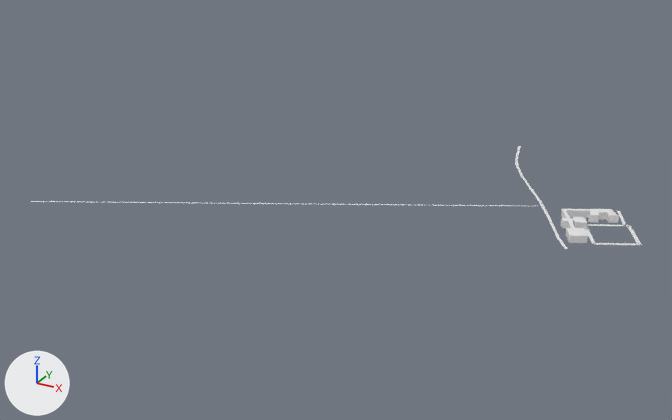
What one commit did to the glTF model game/world/tile_5_-2.glb.
Both versions are drawn from a 50 mm lens placed at (1747.0, -737.0, 499.0), pointed at (1165.0, 320.0, -29.0). Every picture has the same lights, and +X, +Y and +Z are marked at lower left. The first picture is the older version. Where no turn or scale is listed for an object, it has been applied to the vertices. Vertices at exactly the same position are counted once.

Names of what the first picture shows: 'buildings', 'roads'.
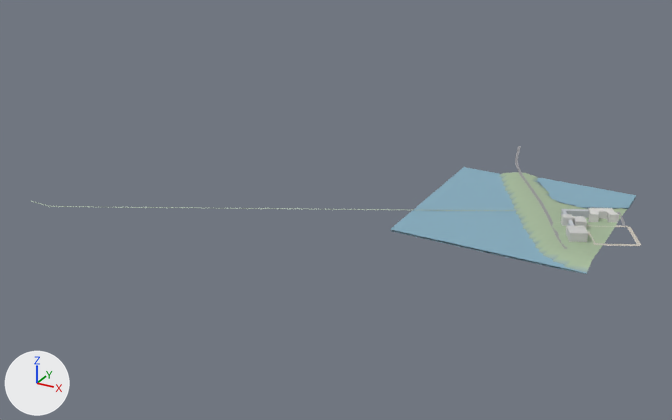
The change, as a list of edits to the scene's bpy script:
```text
Add mat_defaultmaterial_001:
    mat_defaultmaterial_001 = bpy.data.materials.new('DefaultMaterial.001')
    mat_defaultmaterial_001.use_nodes = True; mat_defaultmaterial_001.node_tree.nodes.clear()
    _N = mat_defaultmaterial_001.node_tree.nodes; _L = mat_defaultmaterial_001.node_tree.links
    n0 = _N.new('ShaderNodeOutputMaterial'); n0.name = 'Material Output'
    n1 = _N.new('ShaderNodeBsdfPrincipled'); n1.name = 'Principled BSDF'
    n2 = _N.new('ShaderNodeVertexColor'); n2.name = 'Color Attribute'
    _L.new(n1.outputs[0], n0.inputs[0])  # 'BSDF' to 'Surface'
    _L.new(n2.outputs[0], n1.inputs[0])  # 'Color' to 'Base Color'
Add mat_defaultmaterial:
    mat_defaultmaterial = bpy.data.materials.new('DefaultMaterial')
    mat_defaultmaterial.use_nodes = True; mat_defaultmaterial.node_tree.nodes.clear()
    _N = mat_defaultmaterial.node_tree.nodes; _L = mat_defaultmaterial.node_tree.links
    n0 = _N.new('ShaderNodeOutputMaterial'); n0.name = 'Material Output'
    n1 = _N.new('ShaderNodeBsdfPrincipled'); n1.name = 'Principled BSDF'
    n2 = _N.new('ShaderNodeVertexColor'); n2.name = 'Color Attribute'
    _L.new(n1.outputs[0], n0.inputs[0])  # 'BSDF' to 'Surface'
    _L.new(n2.outputs[0], n1.inputs[0])  # 'Color' to 'Base Color'
Add mat_defaultmaterial_003:
    mat_defaultmaterial_003 = bpy.data.materials.new('DefaultMaterial.003')
    mat_defaultmaterial_003.use_nodes = True; mat_defaultmaterial_003.node_tree.nodes.clear()
    _N = mat_defaultmaterial_003.node_tree.nodes; _L = mat_defaultmaterial_003.node_tree.links
    n0 = _N.new('ShaderNodeOutputMaterial'); n0.name = 'Material Output'
    n1 = _N.new('ShaderNodeBsdfPrincipled'); n1.name = 'Principled BSDF'
    n2 = _N.new('ShaderNodeVertexColor'); n2.name = 'Color Attribute'
    _L.new(n1.outputs[0], n0.inputs[0])  # 'BSDF' to 'Surface'
    _L.new(n2.outputs[0], n1.inputs[0])  # 'Color' to 'Base Color'
Add mat_defaultmaterial_002:
    mat_defaultmaterial_002 = bpy.data.materials.new('DefaultMaterial.002')
    mat_defaultmaterial_002.use_nodes = True; mat_defaultmaterial_002.node_tree.nodes.clear()
    _N = mat_defaultmaterial_002.node_tree.nodes; _L = mat_defaultmaterial_002.node_tree.links
    n0 = _N.new('ShaderNodeOutputMaterial'); n0.name = 'Material Output'
    n1 = _N.new('ShaderNodeBsdfPrincipled'); n1.name = 'Principled BSDF'
    n2 = _N.new('ShaderNodeVertexColor'); n2.name = 'Color Attribute'
    _L.new(n1.outputs[0], n0.inputs[0])  # 'BSDF' to 'Surface'
    _L.new(n2.outputs[0], n1.inputs[0])  # 'Color' to 'Base Color'
Change me_buildings:
    remove me_buildings.from_pydata(...)  # 72 vertices, 132 faces; spans x 1465.3..1536.6, y 311.2..418.1, z 0.0..10.0
    add me_buildings.from_pydata(...)  # 80 vertices, 132 faces; spans x 1465.3..1536.6, y 311.2..418.1, z -2.5..14.7
    me_buildings part 1: the loose piece of 20 vertices spanning x 1496.3..1536.6, y 383.8..418.1, z 0.0..10.0 is scaled about its middle by (1, 1, 1.2), then moved by (0.0, 0.0, 0.3), in mat_defaultmaterial
    me_buildings part 2: the loose piece of 8 vertices spanning x 1487.6..1517.8, y 311.2..341.5, z 0.0..10.0 is scaled about its middle by (1, 1, 1.2), then moved by (0.0, 0.0, 2.2), in mat_defaultmaterial
    me_buildings part 3: the loose piece of 12 vertices spanning x 1465.3..1499.2, y 362.2..403.6, z 0.0..10.0 is scaled about its middle by (1, 1, 1.2), then moved by (0.0, 0.0, -1.5), in mat_defaultmaterial
    me_buildings part 4: the loose piece of 8 vertices spanning x 1483.9..1497.5, y 334.5..354.4, z 0.0..10.0 is scaled about its middle by (1, 1, 1.2), then moved by (0.0, 0.0, 0.2), in mat_defaultmaterial
    me_buildings part 5: the loose piece of 24 vertices spanning x 1473.4..1506.2, y 349.6..375.2, z 0.0..10.0 is rebuilt with 12 vertices and now spans x 1485.9..1506.2, y 354.0..375.2, z -1.1..10.9, in mat_defaultmaterial
    me_buildings part 6
    10 vertices are added at x 1473.4..1491.1, y 349.6..364.7, z 1.4..2.7
    10 new vertices lie (0.0, 0.0, 12.0) away from vertices in x 1473.4..1491.1, y 349.6..364.7, z 1.4..2.7
    32 new faces join them
    add me_buildings.materials.append(mat_defaultmaterial)
Change me_roads:
    remove me_roads.from_pydata(...)  # 80 vertices, 40 faces; spans x 819.0..1578.0, y 85.0..622.0, z 0.0
    add me_roads.from_pydata(...)  # 174 vertices, 134 faces; spans x 819.0..1578.0, y 85.0..622.0, z -7.0..1.0
    me_roads part 7: the loose piece of 4 vertices spanning x 1499.0..1547.0, y 371.0..398.0, z 0.0 is rebuilt with 8 vertices and now spans x 1499.0..1547.0, y 371.0..398.0, z -1.0, in mat_defaultmaterial_001
    me_roads part 8: the loose piece of 4 vertices spanning x 1425.0..1453.0, y 377.0..421.0, z 0.0 is rebuilt with 8 vertices and now spans x 1425.0..1453.0, y 377.0..421.0, z 1.0, in mat_defaultmaterial_001
    me_roads part 9: the loose piece of 4 vertices spanning x 1549.0..1578.0, y 347.0..399.0, z 0.0 is rebuilt with 8 vertices and now spans x 1549.0..1578.0, y 347.0..399.0, z -1.0, in mat_defaultmaterial_001
    me_roads part 10: 2 vertices moved from x 1544.0..1548.0, y 395.0..397.0, z 0.0 to x 1544.0..1548.0, y 395.0..397.0, z -1.0; 12 vertices removed from x 819.0..1577.0, y 85.0..441.0, z 0.0; 94 vertices added at x 819.0..1577.0, y 85.0..595.0, z -7.0..1.0
    me_roads part 11: 14 faces spanning x 1329.0..1548.0, y 292.0..622.0, z -1.0..0.0 switch from no material to mat_defaultmaterial_001
    other edits to the shape of me_roads do not show in these pictures
Add ob_terrain:
    ob_terrain = bpy.data.objects.new('terrain', me_terrain)  # 1089 vertices, 2048 faces; spans x 1280.0..1536.0, y 256.0..512.0, z -10.0..4.0
    ob_terrain.location = (0.0, 0.0, 0.0)
Add ob_areas:
    ob_areas = bpy.data.objects.new('areas', me_areas)  # 30 vertices, 26 faces; spans x 1280.0..1536.0, y 256.0..512.0, z -8.0..-3.0
    ob_areas.location = (0.0, 0.0, 0.0)
```

Changed parts and their boxes (x1, y1, x2, y2) in the pictures (672 x 420 px; the box of a moved part takes in the faces that stretch with it):
'areas', added (blue): after (391, 167, 636, 273)
'terrain', added: after (391, 172, 636, 274)
'roads', reshaped: before (31, 146, 642, 249); after (31, 146, 641, 249)
'buildings', reshaped: before (561, 209, 619, 243); after (561, 208, 619, 242)
part 1 of me_buildings, moved or reshaped: before (588, 209, 619, 223); after (588, 208, 619, 223)
part 2 of me_buildings, moved or reshaped: before (565, 228, 588, 243); after (566, 225, 588, 242)
part 3 of me_buildings, moved or reshaped: before (561, 209, 590, 218); after (561, 209, 589, 218)
part 4 of me_buildings, moved or reshaped: before (567, 221, 575, 228); after (568, 220, 574, 226)
part 5 of me_buildings, rebuilt: before (561, 217, 587, 229); after (574, 216, 587, 228)
part 6 of me_buildings, added: after (561, 214, 575, 226)
part 7 of me_roads, rebuilt: before (587, 224, 623, 226); after (587, 225, 624, 227)
part 8 of me_roads, rebuilt: before (539, 201, 549, 216); after (539, 201, 550, 216)
part 9 of me_roads, rebuilt (6% narrower): before (627, 226, 642, 245); after (627, 226, 641, 245)
part 10 of me_roads, reshaped: before (31, 175, 640, 245); after (31, 147, 640, 246)
part 11 of me_roads, recoloured: (515, 146, 626, 249) in both
